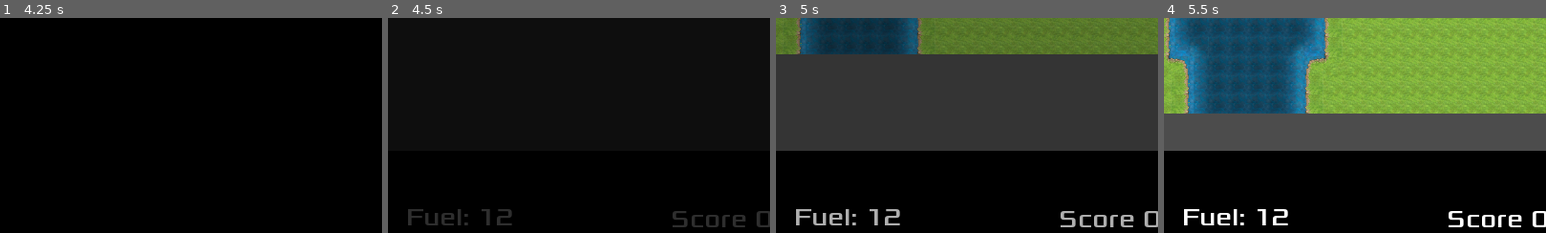
Above: before the commit, frames 1-4 (left to right).
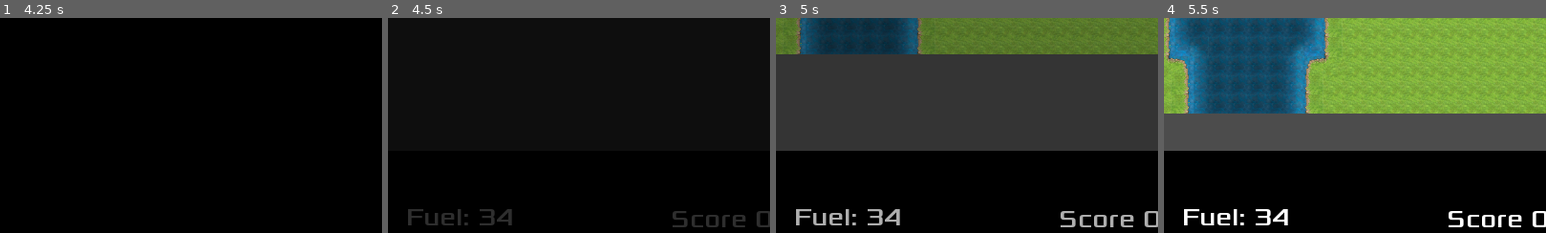
Above: after the commit, the same moments.

Repository: PawelKrywulko/TGW_G-8_Z1
Game: Godot game, scene res://scenes/GameManager.tscn
The game is run twice, just before and just after one commit, with the same random seed, the same clock (stepped at 60 frames per second) and the same inputs.
Inputs:
- Up to frame 1 (4.25 s): tap Enter at 0.5 s; hold Right (ui_right) 0.53-1.28 s; hold Space (interact) 0.53-1.28 s; hold Down (ui_down) 1.28-2.03 s; tap Space (interact) at 1.35, 2.85 s; hold Right (ui_right) 2.03-2.78 s; hold Space (interact) 2.03-2.78 s; hold Up (ui_up) 2.78-3.53 s; hold Left (ui_left) from 3.53 s (still down); hold Space (interact) from 3.53 s (still down)
- Up to frame 2 (4.5 s): keep holding Left (ui_left); release Space (interact) at 4.28 s; tap Space (interact) at 4.35 s
- Up to frame 3 (5 s): keep holding Left (ui_left)
- Up to frame 4 (5.5 s): release Left (ui_left) at 5.03 s; hold Down (ui_down) from 5.03 s (still down); hold Space (interact) from 5.03 s (still down)
The pictures show only the part of the screen within x 39-89%, y 44-94%; the shares and areas given below are measured in that part.

Frame 1 is identical in both runs. In frame 2, 0.3% of the frame differs, in the area x 24-33%, y 88-97%; in frame 3, 0.4%; in frame 4, 0.4%.

Commit message:
tank shoot sound added
tank shoot sound added

Diff:
--- a/River Raid/scenes/Enemy/Tank.tscn
+++ b/River Raid/scenes/Enemy/Tank.tscn
@@ -1,9 +1,10 @@
-[gd_scene load_steps=7 format=2]
+[gd_scene load_steps=8 format=2]
 
 [ext_resource path="res://scenes/Enemy.tscn" type="PackedScene" id=1]
 [ext_resource path="res://scripts/Enemy/Tank.gd" type="Script" id=2]
 [ext_resource path="res://scenes/Enemy/Shell.tscn" type="PackedScene" id=3]
 [ext_resource path="res://graphics/enemy/tankresized.png" type="Texture" id=4]
+[ext_resource path="res://sounds/tank_shoot.wav" type="AudioStream" id=5]
 
 [sub_resource type="CapsuleShape2D" id=1]
 radius = 32.2049
@@ -12,7 +13,7 @@
 [sub_resource type="CircleShape2D" id=2]
 radius = 6.68447
 
-[node name="Tank" instance=ExtResource( 1 )]
+[node name="Tank" index="0" instance=ExtResource( 1 )]
 position = Vector2( 0, 0 )
 z_index = 1
 script = ExtResource( 2 )
@@ -43,3 +44,6 @@
 [node name="CollisionShape2D" type="CollisionShape2D" parent="Area2D" index="0"]
 position = Vector2( 75.7832, -0.0499415 )
 shape = SubResource( 2 )
+
+[node name="Shoot" type="AudioStreamPlayer2D" parent="." index="6"]
+stream = ExtResource( 5 )
--- a/River Raid/scenes/GameManager.tscn
+++ b/River Raid/scenes/GameManager.tscn
@@ -164,7 +164,6 @@
 scale = Vector2( 0.75, 0.75 )
 z_index = 2
 base_speed = 250.0
-fuel_capacity = 12.0
 
 [node name="FuelTimer" parent="Player" index="3"]
 autostart = false
@@ -200,9 +199,7 @@
 [node name="Tank" parent="." instance=ExtResource( 13 )]
 editor/display_folded = true
 position = Vector2( 191.284, 72.4706 )
-is_static = false
 distance_to_player = 1200.0
-speed = 100
 
 [node name="ShotSpot" parent="Tank" index="3"]
 position = Vector2( 1026.7, 13.5086 )
--- a/River Raid/scripts/Enemy/Tank.gd
+++ b/River Raid/scripts/Enemy/Tank.gd
@@ -22,11 +22,12 @@
 		.vehicle_action()
 
 func Shoot() -> void:
-		var shell = shell_scene.instance()
-		add_child(shell)
-		shell.set_position($Spawner.position)
-		shell.set_flying_time(firerate)
-		shell.set_target($ShotSpot.position)
+	var shell = shell_scene.instance()
+	add_child(shell)
+	$Shoot.play()
+	shell.set_position($Spawner.position)
+	shell.set_flying_time(firerate)
+	shell.set_target($ShotSpot.position)
 
 func destroy_enemy() -> void:
 	.destroy_enemy()
Not shown, added: River Raid/sounds/blast.wav.import
Not shown, added: River Raid/sounds/tank_shoot.wav.import
Not shown, added: River Raid/sounds/blast.wav
Not shown, added: River Raid/sounds/tank_shoot.wav
